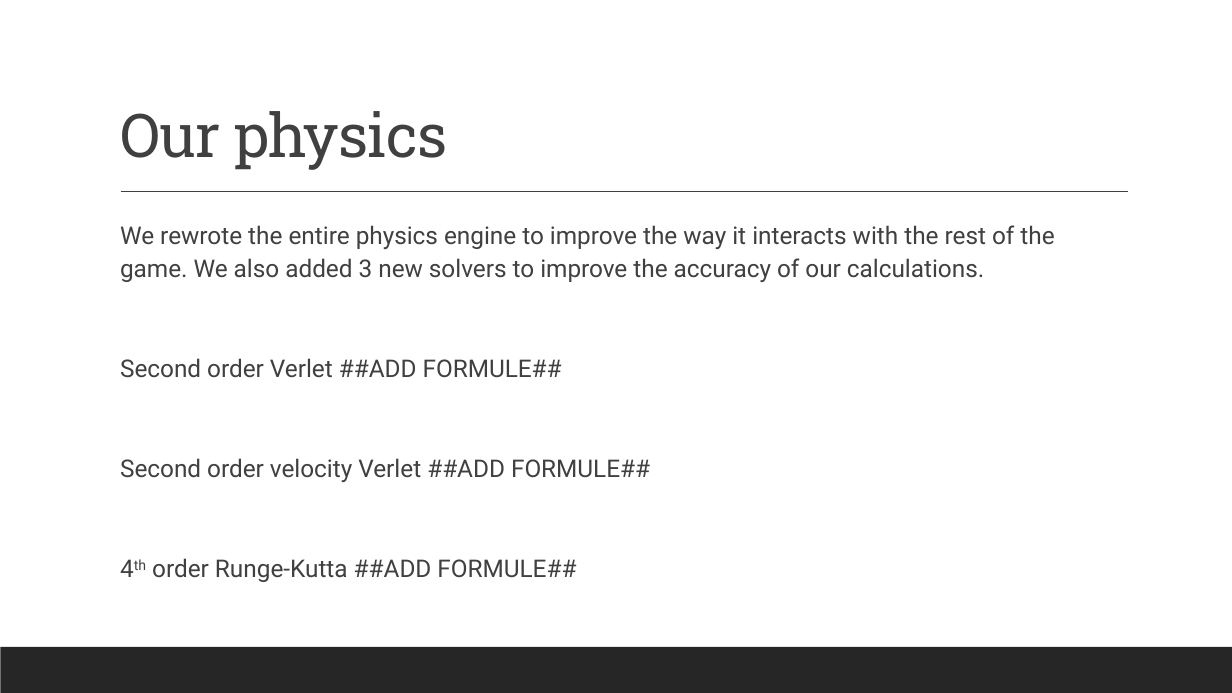
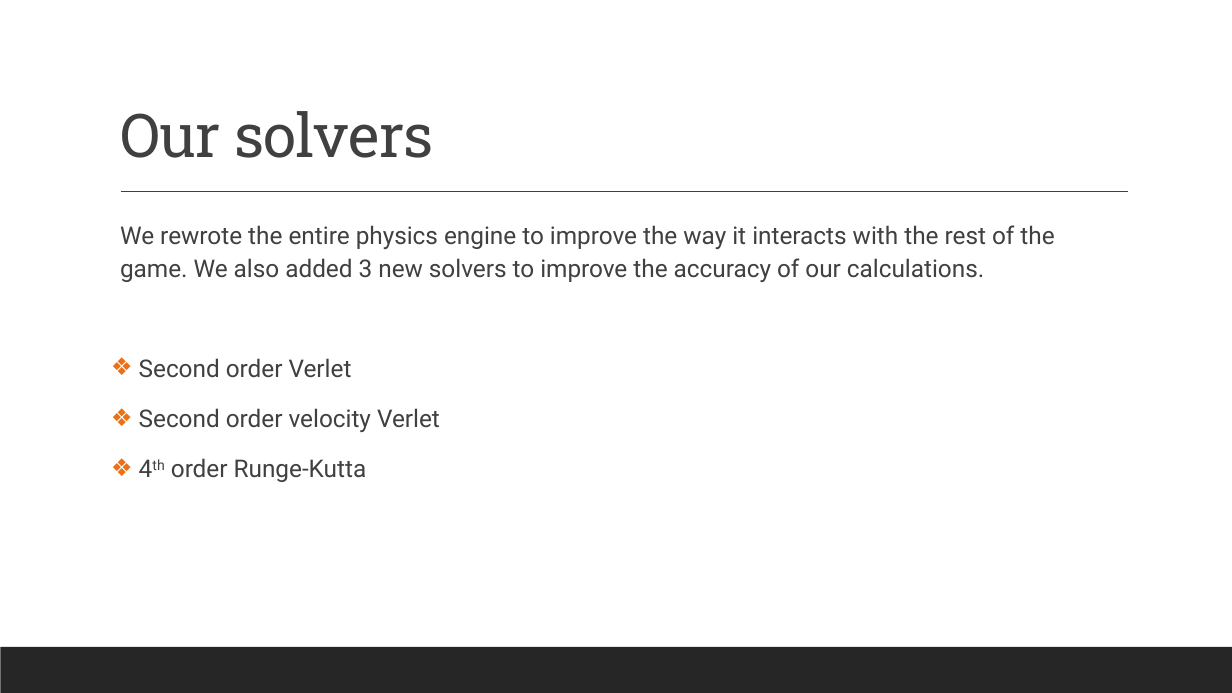
Before and after one commit to renesteeman/Project1-2_Group4, a slide deck: slide 5 of Crazy Putting phase 2.pptx (slide 6 before the commit). Drawn at 1232x693 pixels with LibreOffice and Linux fonts; fonts in the diff are those of the drawing. Boxes give left, top, right and bottom in pixels: in the first picture for what was removed or moved away, otherwise in the second. Text is boxed around its words. In the diff, an @@ line names an element or a change of style, - is before the commit and + after.

Commit message:
Presentation update

```diff
--- a/Crazy Putting phase 2.pptx
+++ b/Crazy Putting phase 2.pptx
@@ title at [120, 111, 433, 158]: text changed @@
-Our physics
+Our solvers
@@ text at [139, 358, 440, 482]: text changed @@
-  Second order Verlet ##ADD FORMULE##
-  Second order velocity Verlet ##ADD FORMULE##
-  4th order Runge-Kutta ##ADD FORMULE##
+❖ Second order Verlet
+❖ Second order velocity Verlet
+❖ 4th order Runge-Kutta
```
Also in this commit, not shown: 5 other slides changed, 3 slides added, 6 other files.
